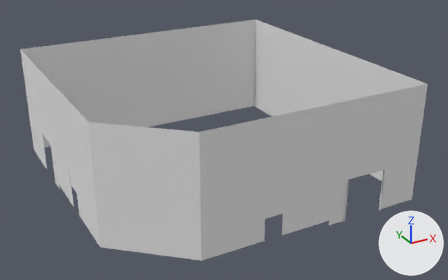
A saved change to the OBJ model Year3-Game/Assets/_Objects/LargeMapAssets/BallroomWalls.obj.
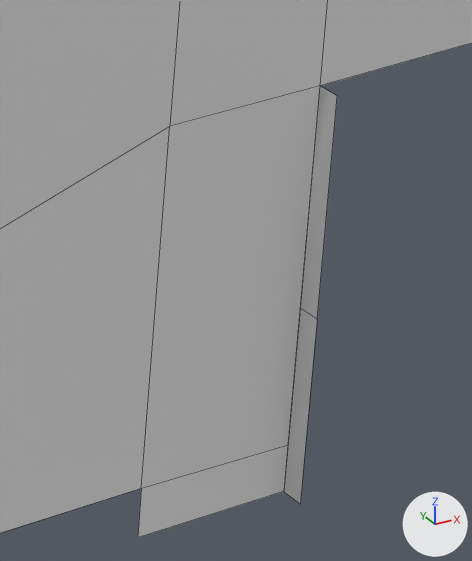
The first picture shows the older version from a 50 mm lens placed at (27.6, -54.8, 35.1), pointed at (60.8, 5.6, 4.9). The close-ups show both versions on the part from 70% to 81% of the width and 61% to 81% of the height of that picture; other places that the commit changed are outside them. Arrows for +X, +Y and +Z are at lower right; the lights stay in place. The close-ups show mesh edges as thin lines. Where no turn or scale is listed for an object, it has been applied to the vertices.

In view in the first close-up: 'Plane.000_Plane.020'.
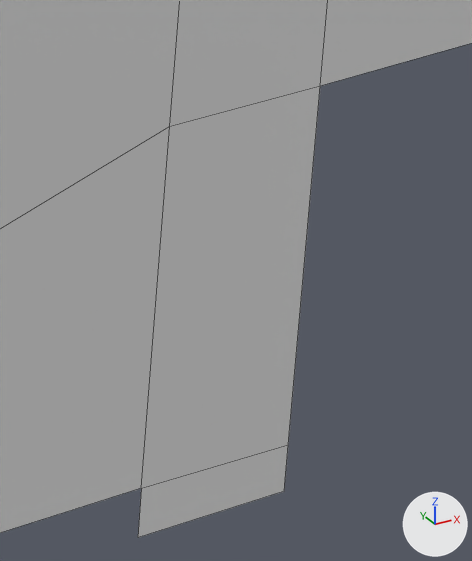
Where the change shows, as pixel boxes (x1, y1, x2, y2) in the close-ups (472 x 561 px):
```json
{"part": 1, "of": "me_plane_000_plane_020", "change": "deleted", "before": [284, 86, 337, 503]}
```

Edits to the scene script, one JSON object a line:
```json
{"block": "me_plane_000_plane_020", "where": "me_plane_000_plane_020.from_pydata(...)  # 61 vertices, 33 faces; spans x 41.9..77.0, y -10.3..25.0, z 0.0..14.0"}
{"block": "me_plane_000_plane_020", "where": "# used by ob_plane_000_plane_020; location = (0.0, 0.0, 0.0)"}
{"block": "me_plane_000_plane_020", "where": "# verts and faces of me_plane_000_plane_020; kept vertices keep their numbers, new ones are numbered from 61"}
{"block": "me_plane_000_plane_020", "where": "# before: 34 (67.0, -10.3, 2.3) at pixel (317, 319), 35 (67.0, -10.3, 5.0) at pixel (337, 95), 40 (67.0, -10.3, 0.0) at pixel (300, 504), 41 (67.0, -10.0, 0.0) at pixel (284, 492), 42 (67.0, -10.0, 2.3) at pixel (300, 308)"}
{"block": "me_plane_000_plane_020", "where": "# before: 43 (67.0, -10.0, 5.0) at pixel (320, 85)"}
{"block": "me_plane_000_plane_020", "change": "me_plane_000_plane_020 part 1"}
{"op": "add", "block": "me_plane_000_plane_020", "code": "delete_vertices([34, 35, 40, 41, 42])  # with the faces that use them"}
```
